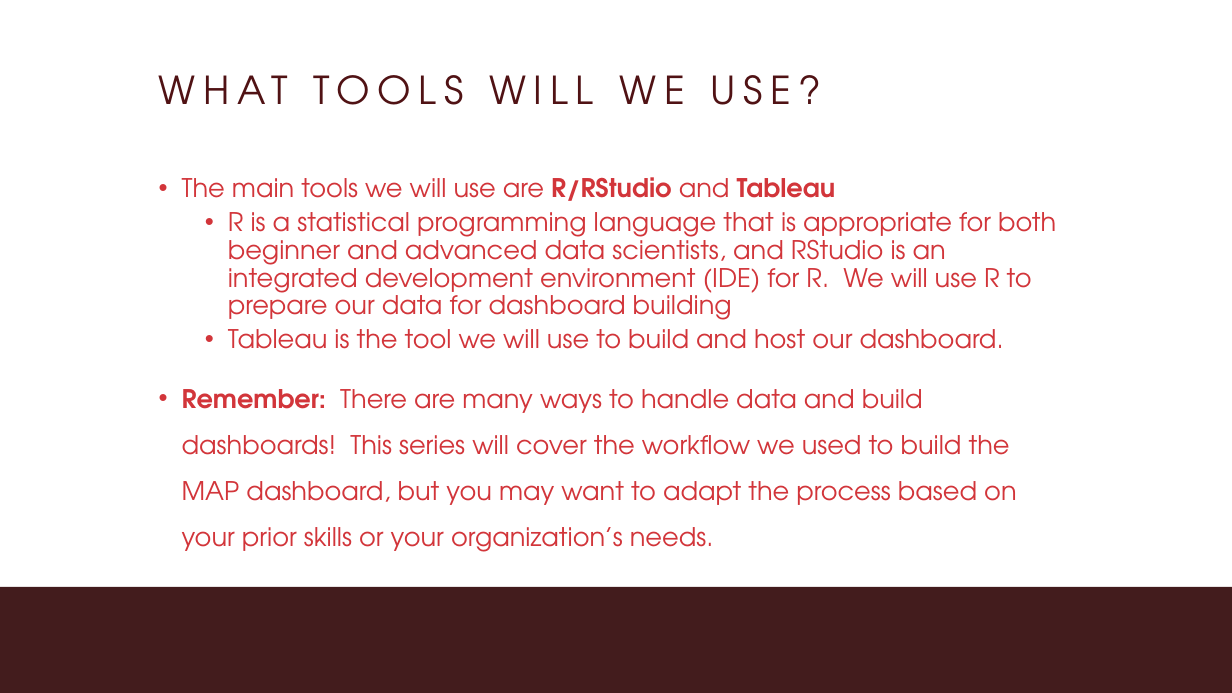
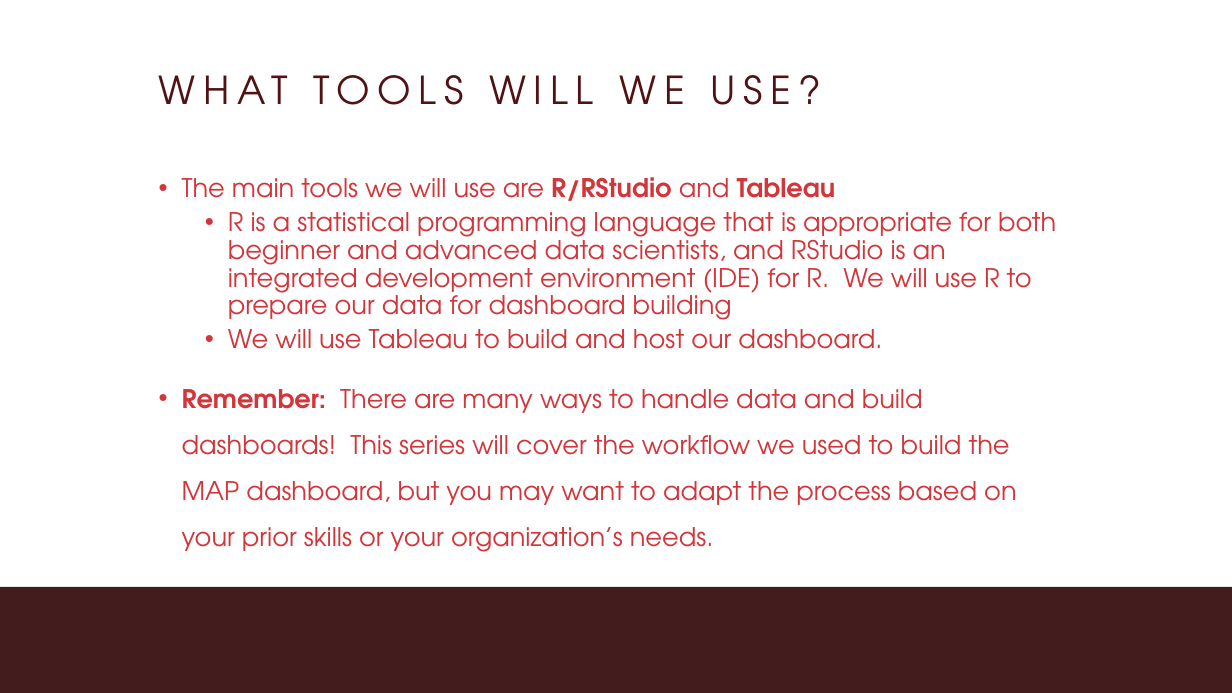
Before and after one commit to MariaElise-T/MH_Dashboard_Tutorial, a slide deck: slide 5 of Formatted Slides/Module0_Video1.pptx. Drawn at 1232x693 pixels with LibreOffice and Linux fonts; fonts in the diff are those of the drawing; background and template pictures are left out. Boxes give left, top, right and bottom in pixels: in the first picture for what was removed or moved away, otherwise in the second. Text is boxed around its words. In the diff, an @@ line names an element or a change of style, - is before the commit and + after.

```diff
--- a/Formatted Slides/Module0_Video1.pptx
+++ b/Formatted Slides/Module0_Video1.pptx
@@ text at (x1=228, y1=329, x2=882, y2=349): text changed @@
-  • Tableau is the tool we will use to build and host our dashboard.
+  • We will use Tableau to build and host our dashboard.
```
Also in this commit, not shown: 3 other slides changed, 1 slide added, 13 other files.
